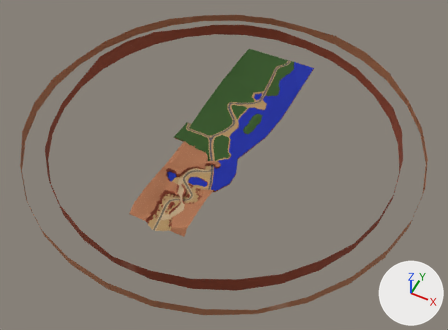
One commit to the FBX model Assets/cc_canyontrack.FBX: the scene before it, then after it.
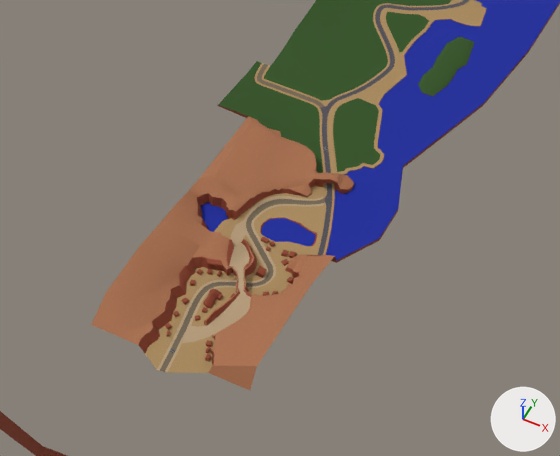
Each version appears first whole from a 50 mm camera at (1165.0, -1898.0, 2636.0) aimed at (63.0, 306.0, -118.0), and next in a close-up on the part from 22% to 65% of the width and 31% to 79% of the height. The lights are fixed; the arrows at lower right show +X, +Y and +Z. Where no turn or scale is listed for an object, it has been applied to the vertices.

Names of what the first close-up shows: 'G_ MountainGeomery', 'G_horizon_near', 'G_water'.
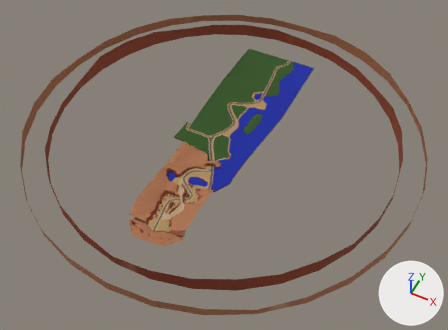
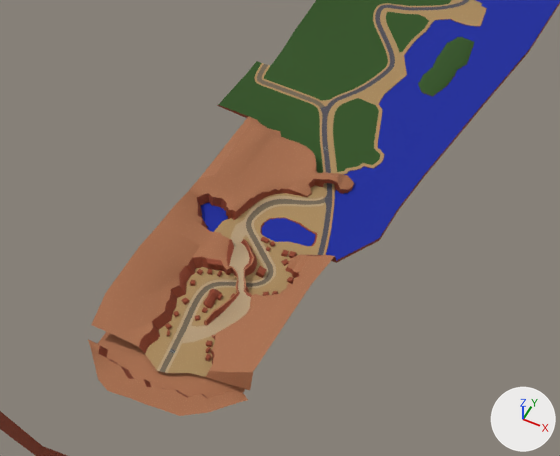
The edits, one by one:
me_mesh is used by ob_g__mountaingeomery; location (0.0, 0.0, 1.0).
me_mesh had 2810 vertices, 5517 faces and spanned x -247.0..258.0, y -365.0..1247.0, z -12.0..56.0.
me_mesh now has 2964 vertices, 5780 faces and spans x -247.0..258.0, y -456.0..1247.0, z -17.0..56.0.
me_mesh part 2: a new loose piece of 95 vertices spanning x -170.0..166.0, y -456.0..-316.0, z -17.0..29.0.
Part 3, on me_mesh:
23 vertices are removed from x -16.0..76.0, y -150.0..189.0, z 0.0..28.0.
159 faces are deleted.
7 vertices in x -20.0..68.0, y -357.0..196.0, z 5.0..7.0 move by (0.0, 0.0, -1.0).
6 vertices in x -75.0..1.0, y -365.0..-325.0, z 6.0..20.0 move by (0.0, 0.0, -2.0).
23 vertices move from x -71.0..159.0, y -340.0..290.0, z -8.0..38.0 to x -71.0..207.0, y -340.0..290.0, z -8.0..38.0.
83 vertices are added at x -18.0..79.0, y -151.0..208.0, z -1.0..28.0.
82 new faces join them, mat_t_rocktop (picture img_t_rocktop_d_png).
150 new faces join them, mat_t_rockside (picture img_t_rockside_d_png).
22 new faces join them, mat_t_infield (picture img_t_infield_d_png).
25 new faces join them, mat_t_midfield (picture img_t_midfield_d_png).
me_mesh_003 has 164 vertices, 194 faces and spans x -151.0..256.0, y 38.0..1320.0, z -3.0..0.0.
me_mesh_003 is used by ob_g_water; location (1.0, -73.0, 0.0).
Part 1, on me_mesh_003:
Vertex 93 of me_mesh_003 moves from (158.0, 363.0, -1.0) at pixel (402, 166) to (206.0, 363.0, -1.0) at pixel (424, 174).

Pixel boxes (x1, y1, x2, y2) of what changed, in the close-ups (560 x 456 px; the box of a moved part takes in the faces that stretch with it):
'G_ MountainGeomery', reshaped
    before: (91, 0, 560, 390)
    after: (88, 0, 560, 416)
part 1 of me_mesh_003, moved or reshaped
    both: (349, 76, 482, 209)
part 2 of me_mesh, added (brown)
    after: (88, 332, 248, 416)
part 3 of me_mesh, built on
    both: (146, 104, 483, 390)
